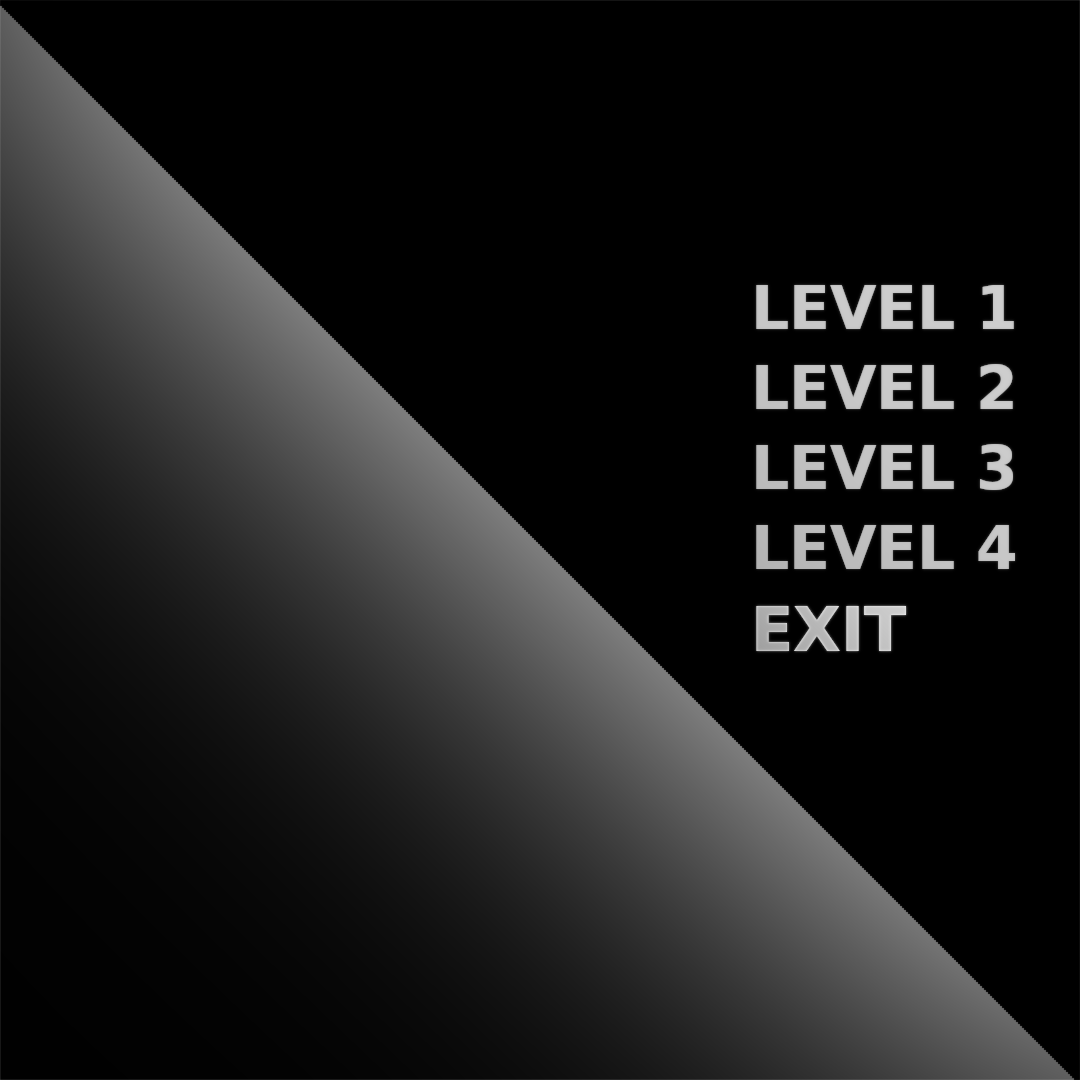
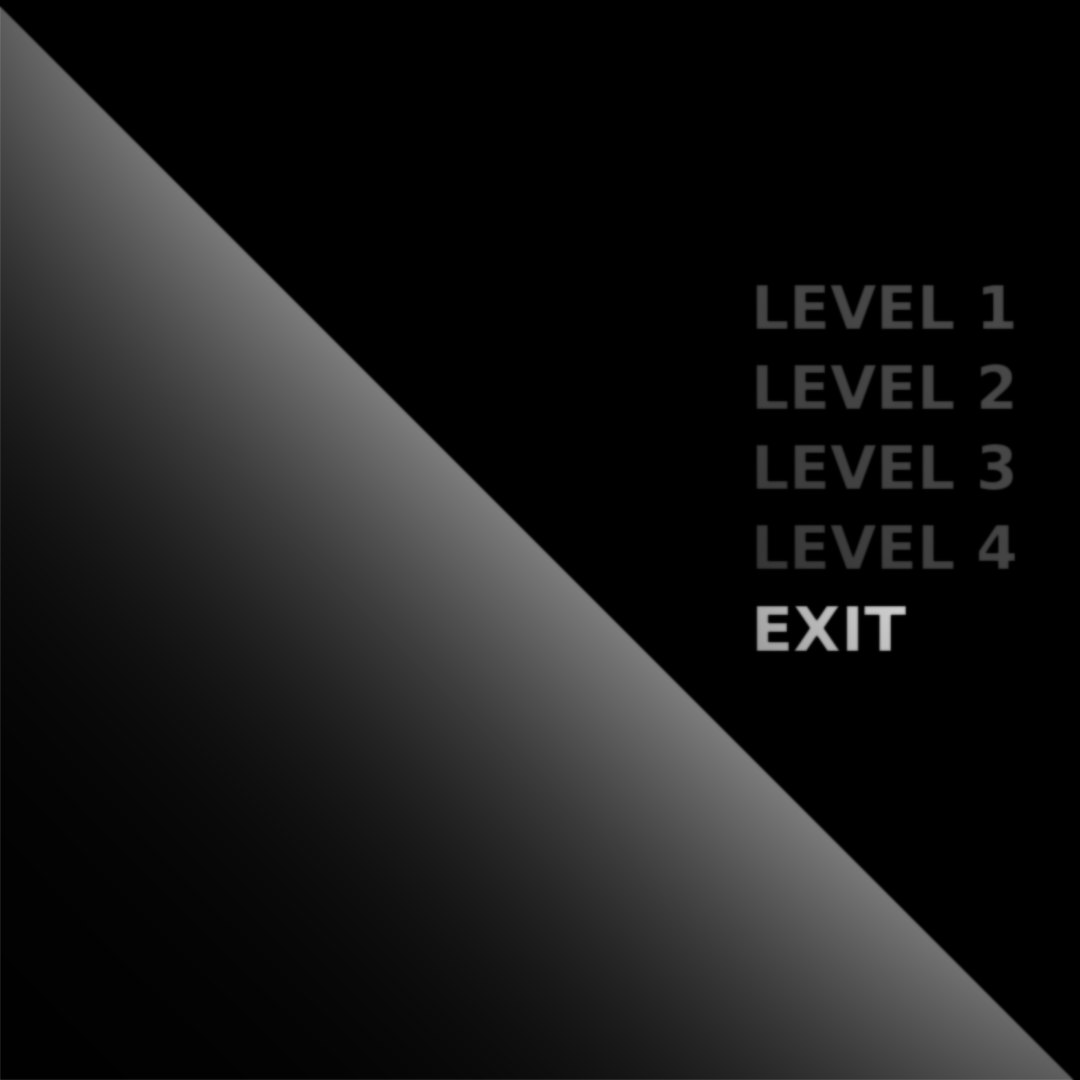
Two versions of the same layered image (1080×1080). Layer-by-layer changes:
moved "變換 #1" above "貼上的圖層 #1" over [0, 0, 1080, 1080]
"貼上的圖層 #1": blend normal → erase, painted on it over [0, 0, 1080, 1080]
showed "圖層", moved it into group "圖層群組 複本", painted on it over [0, 0, 1080, 1080]
